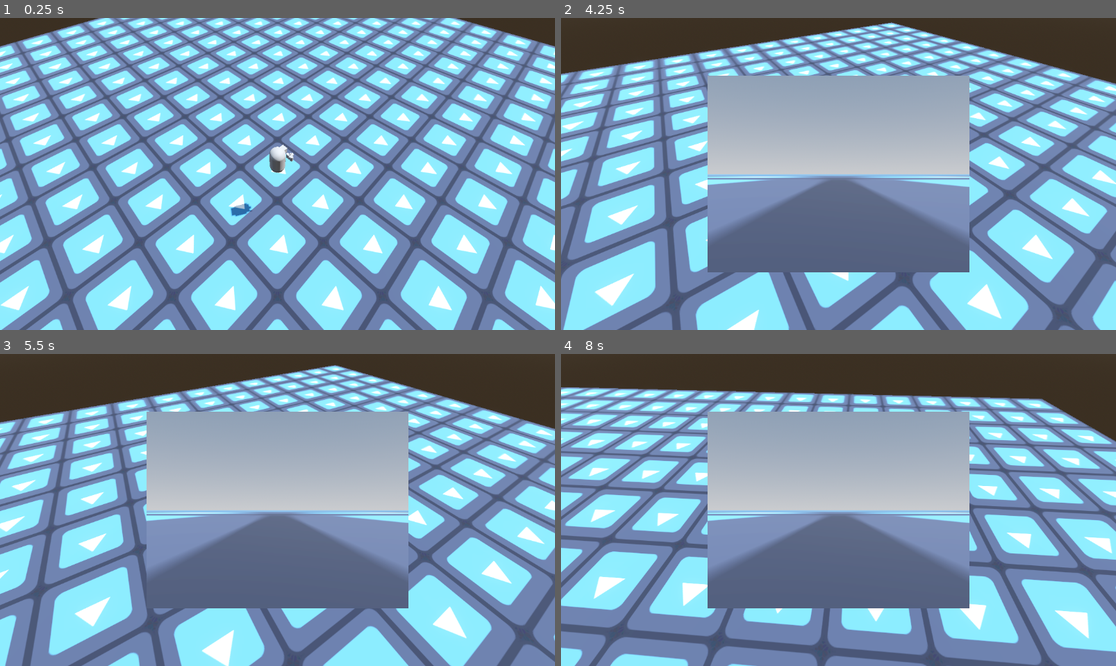
Above: before the commit, frames 1-4 (two rows, left to right).
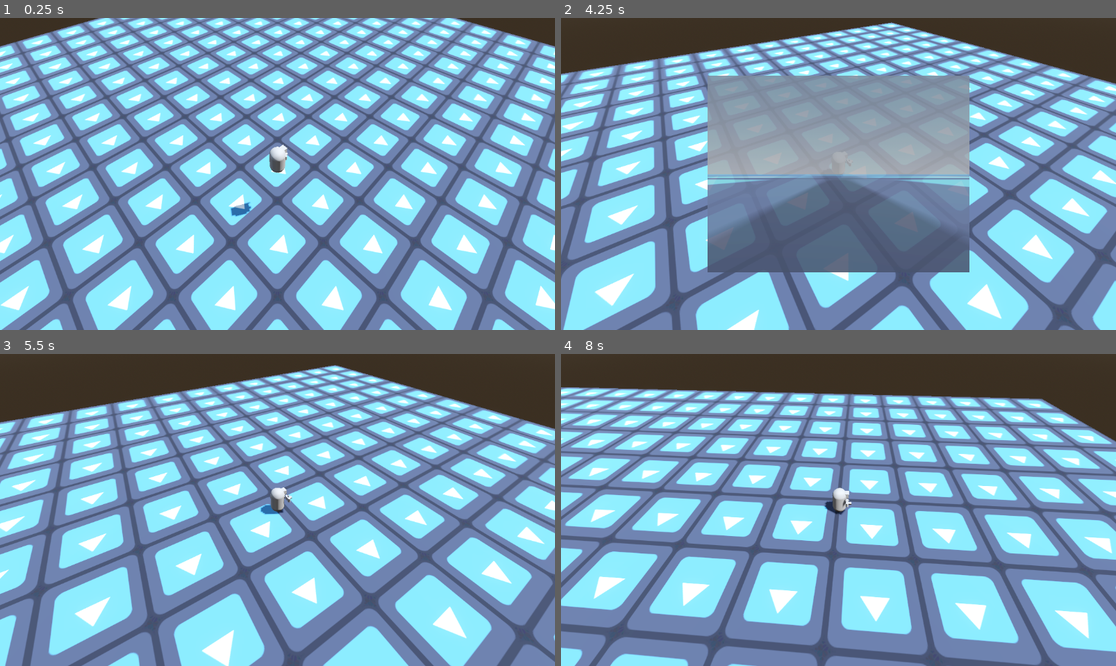
Above: after the commit, the same moments.

Repository: Vladimir-Maks/PhotikMasterShop
Game: Godot game, scene res://levels/test.tscn
Two runs of this game, one before a commit and one after it. Both use one fixed random seed, a clock stepped at 60 frames per second and the inputs below. The engine's default icon, where the game draws it, is replaced by a stand-in: a white triangle on a blue panel in a dark square.
Inputs (mouse positions are in pixels of both pictures, inside the frame that each line leads up to):
- Up to frame 1 (0.25 s): no input
- Up to frame 2 (4.25 s): tap Enter (ui_accept) at 0.5, 0.77, 0.8, 1.07, 1.35, 1.52, 1.82, 2.3, 3.02, 3.32, 3.77, 3.8, 4.07 s; move the mouse to (866, 174) at 0.52 s; hold Up (ui_up) from 0.53 s (still down); tap Tab (ui_focus_next) at 0.6, 1.55, 3.05 s; move the mouse to (810, 174) at 1.27 s; move the mouse to (849, 167) at 2.02 s; hold Alt (camera_free_look) 2.03-2.78 s; move the mouse to (832, 180) at 2.77 s; tap Mouse wheel up (camera_zoom_in) at 2.85 s; move the mouse to (877, 177) at 3.52 s; hold Mouse wheel down (camera_zoom_out) from 3.53 s (still down)
- Up to frame 3 (5.5 s): keep holding Up (ui_up); move the mouse to (233, 506) at 4.27 s; release Mouse wheel down (camera_zoom_out) at 4.28 s; tap Tab (ui_focus_next) at 4.35, 5.1 s; tap Enter (ui_accept) at 4.52, 4.82, 5.3 s; move the mouse to (283, 510) at 5.02 s
- Up to frame 4 (8 s): move the mouse to (816, 503) at 5.77 s; release Up (ui_up) at 5.78 s; hold Right (ui_right) 5.78-6.53 s; tap Enter (ui_accept) at 5.85, 6.02, 6.32, 6.77, 6.8, 7.07, 7.52, 7.82 s; tap Tab (ui_focus_next) at 6.05, 7.55 s; move the mouse to (866, 510) at 6.52 s; hold Alt (camera_free_look) 6.53-7.28 s; hold Up (ui_up) from 6.53 s (still down); move the mouse to (810, 510) at 7.27 s; tap Mouse wheel up (camera_zoom_in) at 7.35 s

The runs differ from the first frame. In frame 1, less than 0.1% of the frame differs, in the area x 44-53%, y 42-62%; in frame 2, 9.7%; in frame 3, 27%; in frame 4, 27%, in the area x 26-74%, y 18-82%.

Commit message:
added camera equip and added Photo as layer of Viewport

Diff:
--- /dev/null
+++ b/player/item_intercations.gd
@@ -0,0 +1,63 @@
+extends Node
+class_name ItemInteractions
+
+enum {
+	NO_ITEM = 0,
+	EQUIPED = 1,
+	UNEQUIPED = 2,
+	#In animation states
+	IN_EQUIPING = 4,
+	IN_UNEQUIPING = 5,
+}
+
+@onready var camera_item : CameraItem = %CameraItem
+@onready var equip_timer : Timer = %EquipTimer
+
+var state := UNEQUIPED
+
+func is_equiped() -> bool:
+	return state == EQUIPED
+
+func _physics_process(_delta: float) -> void:
+	if Input.is_action_just_pressed("ui_focus_next"):
+		match state:
+			NO_ITEM:
+				_on_no_item()
+			EQUIPED:
+				_on_equip()
+			UNEQUIPED:
+				_on_unequiped()
+			IN_EQUIPING:
+				_on_in_equiped()
+			IN_UNEQUIPING:
+				_on_in_unequiping()
+			_:
+				printerr("UNEXPECTED STATE VALUE")
+
+func _on_no_item() -> void:
+	pass
+
+func _on_equip() -> void:
+	equip_timer.start()
+	camera_item.unequip()
+	state = IN_UNEQUIPING
+
+func _on_unequiped() ->void:
+	equip_timer.start()
+	camera_item.equip()
+	state = IN_EQUIPING
+
+func _on_in_equiped() -> void:
+	pass
+
+func _on_in_unequiping() -> void:
+	pass
+
+func _on_equip_timer_timeout() -> void:
+	match state:
+		IN_EQUIPING:
+			state = EQUIPED
+		IN_UNEQUIPING:
+			state = UNEQUIPED
+		_:
+			printerr("UNEXPECTED STATE VALUE")
--- a/player/items/camera/camera.gd
+++ b/player/items/camera/camera.gd
@@ -3,3 +3,10 @@
 
 @onready var camera_shot : CameraShot = %CameraShot
 @onready var transform_rays : TransformRays = %TransformRays
+@onready var anims : AnimationPlayer = %CameraItemAnimations
+
+func equip() -> void:
+	anims.play("equip")
+
+func unequip() -> void:
+	anims.play("unequip")
--- a/player/player.tscn
+++ b/player/player.tscn
@@ -5,10 +5,45 @@
 [ext_resource type="PackedScene" uid="uid://cn8juecy548cq" path="res://player/ui/photo_screen.tscn" id="2_qjkh3"]
 [ext_resource type="Script" uid="uid://bmfc64ydmj6mh" path="res://player/camera.gd" id="2_yw30f"]
 [ext_resource type="Script" uid="uid://cosvh3hruxhlt" path="res://player/shoot.gd" id="4_yw30f"]
+[ext_resource type="Script" uid="uid://dabwpe6q48abn" path="res://player/item_intercations.gd" id="6_g6k8r"]
 
 [sub_resource type="BoxMesh" id="BoxMesh_rkbax"]
 
-[sub_resource type="BoxMesh" id="BoxMesh_g1dw6"]
+[sub_resource type="Animation" id="Animation_qjkh3"]
+resource_name = "equip"
+tracks/0/type = "value"
+tracks/0/imported = false
+tracks/0/enabled = true
+tracks/0/path = NodePath("%CameraItem:position")
+tracks/0/interp = 1
+tracks/0/loop_wrap = true
+tracks/0/keys = {
+"times": PackedFloat32Array(0, 0.16666669, 0.36666667),
+"transitions": PackedFloat32Array(1, 1, 1),
+"update": 0,
+"values": [Vector3(-0.49315208, -0.3455208, 0), Vector3(-0.41238618, -0.13820831, 0), Vector3(0, 0, 0)]
+}
+
+[sub_resource type="Animation" id="Animation_g6k8r"]
+resource_name = "unequip"
+tracks/0/type = "value"
+tracks/0/imported = false
+tracks/0/enabled = true
+tracks/0/path = NodePath("%CameraItem:position")
+tracks/0/interp = 1
+tracks/0/loop_wrap = true
+tracks/0/keys = {
+"times": PackedFloat32Array(0, 0.16666669, 0.3),
+"transitions": PackedFloat32Array(1, 1, 1),
+"update": 0,
+"values": [Vector3(0, 0, 0), Vector3(-0.41238618, -0.13820831, 0), Vector3(-0.49315208, -0.3455208, 0)]
+}
+
+[sub_resource type="AnimationLibrary" id="AnimationLibrary_boad6"]
+_data = {
+&"equip": SubResource("Animation_qjkh3"),
+&"unequip": SubResource("Animation_g6k8r")
+}
 
 [sub_resource type="CapsuleMesh" id="CapsuleMesh_rkbax"]
 
@@ -25,10 +60,11 @@
 
 [node name="CameraItem" parent="Hands" unique_id=399955640 instance=ExtResource("1_g1dw6")]
 unique_name_in_owner = true
+transform = Transform3D(1, 0, 0, 0, 1, 0, 0, 0, 1, -0.49315208, -0.3455208, 0)
 
-[node name="MeshInstance3D" type="MeshInstance3D" parent="Hands" unique_id=2052699844]
-transform = Transform3D(0.18, 0, 0, 0, 0.18, 0, 0, 0, 0.18, 0, 0, 0)
-mesh = SubResource("BoxMesh_g1dw6")
+[node name="CameraItemAnimations" type="AnimationPlayer" parent="Hands" unique_id=77678868]
+unique_name_in_owner = true
+libraries/ = SubResource("AnimationLibrary_boad6")
 
 [node name="PhotoSubViewport" type="SubViewport" parent="." unique_id=836556738]
 size = Vector2i(1152, 648)
@@ -74,9 +110,12 @@
 unique_name_in_owner = true
 transform = Transform3D(0.7071068, -0.6123724, 0.35355344, 5.1619143e-08, 0.5000001, 0.8660253, -0.7071068, -0.6123724, 0.35355353, 0, 0, 0)
 
-[node name="PhotoScreen" parent="SubViewportContainer" unique_id=172665628 instance=ExtResource("2_qjkh3")]
+[node name="SubViewport" type="SubViewport" parent="SubViewportContainer" unique_id=1803773079]
+transparent_bg = true
+size = Vector2i(1152, 648)
+
+[node name="PhotoScreen" parent="SubViewportContainer/SubViewport" unique_id=172665628 instance=ExtResource("2_qjkh3")]
 unique_name_in_owner = true
-layout_mode = 2
 
 [node name="Interface" type="Node" parent="." unique_id=326599862]
 
@@ -97,7 +136,25 @@
 [node name="Movement" type="Node" parent="Interface" unique_id=1764695082]
 script = ExtResource("2_g1dw6")
 
+[node name="PhotoCamera" type="Node" parent="Interface" unique_id=2092572066]
+
 [node name="Action" type="Node" parent="Interface" unique_id=2145088225]
 
 [node name="Shoot" type="Node" parent="Interface/Action" unique_id=1268288786]
 script = ExtResource("4_yw30f")
+
+[node name="ShootTimer" type="Timer" parent="Interface/Action/Shoot" unique_id=631129391]
+unique_name_in_owner = true
+wait_time = 5.0
+one_shot = true
+
+[node name="ItemIntercations" type="Node" parent="Interface/Action" unique_id=2006988214]
+unique_name_in_owner = true
+script = ExtResource("6_g6k8r")
+
+[node name="EquipTimer" type="Timer" parent="Interface/Action/ItemIntercations" unique_id=1690731028]
+unique_name_in_owner = true
+wait_time = 0.36
+one_shot = true
+
+[connection signal="timeout" from="Interface/Action/ItemIntercations/EquipTimer" to="Interface/Action/ItemIntercations" method="_on_equip_timer_timeout"]
--- a/player/shoot.gd
+++ b/player/shoot.gd
@@ -4,10 +4,21 @@
 @onready var fps_subviewport : SubViewport = %FPVSubViewport
 @onready var photo_screen : PhotoScreen = %PhotoScreen
 @onready var fps_camera : Camera3D = %FpsCamera3D
+@onready var item_interactions : ItemInteractions = %ItemIntercations
+
+@onready var shoot_timer : Timer = %ShootTimer
 
 func _physics_process(_delta: float) -> void:
 	if Input.is_action_just_pressed("ui_accept"):
+		if item_interactions.state != ItemInteractions.EQUIPED:
+			return
+
+		if shoot_timer.time_left > 0.0:
+			return
+
 		var result := camera_item.camera_shot.shot()
+
+		shoot_timer.start()
 
 		if result:
 			fps_camera.global_transform = camera_item.global_transform
Not shown, added: player/item_intercations.gd.uid
